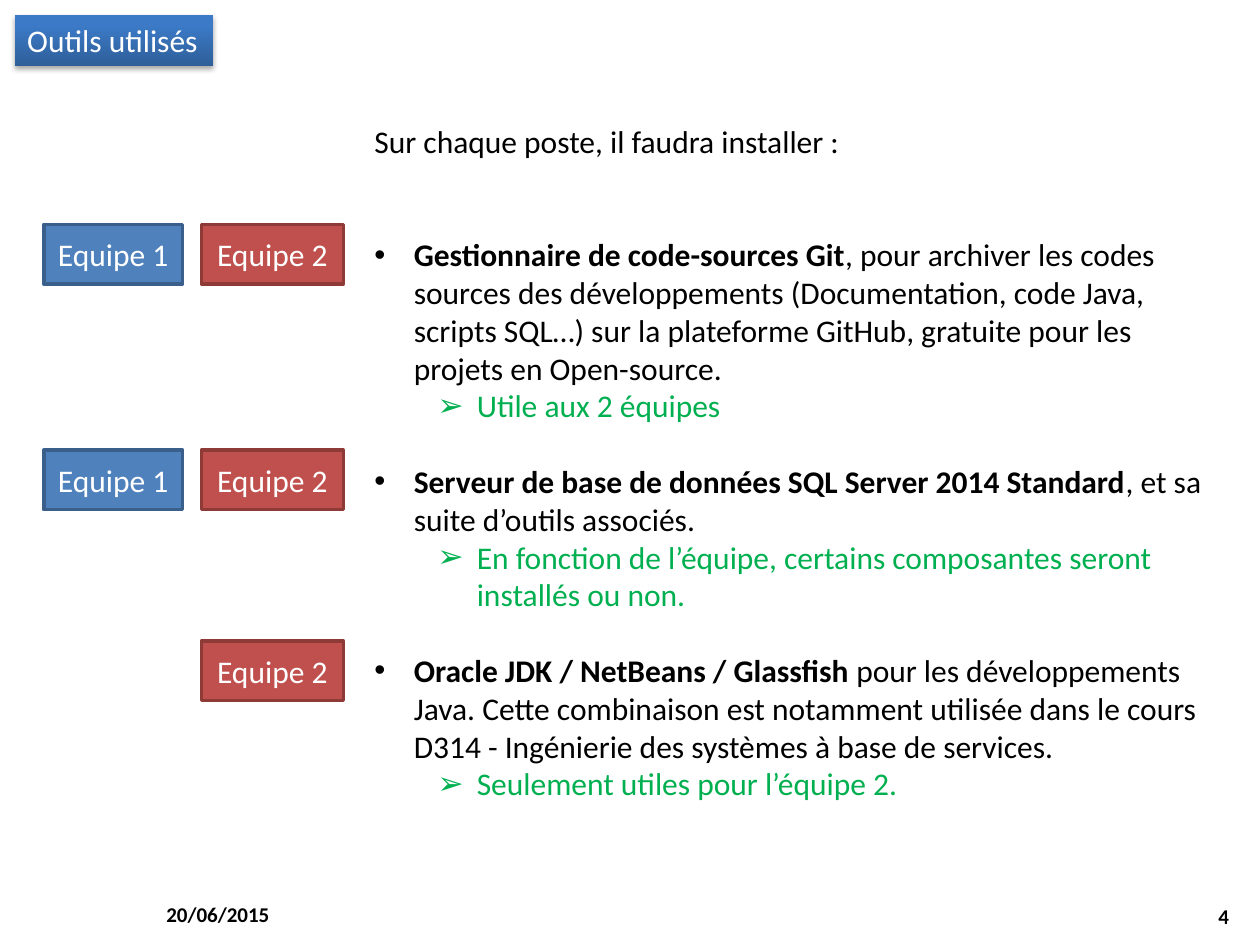
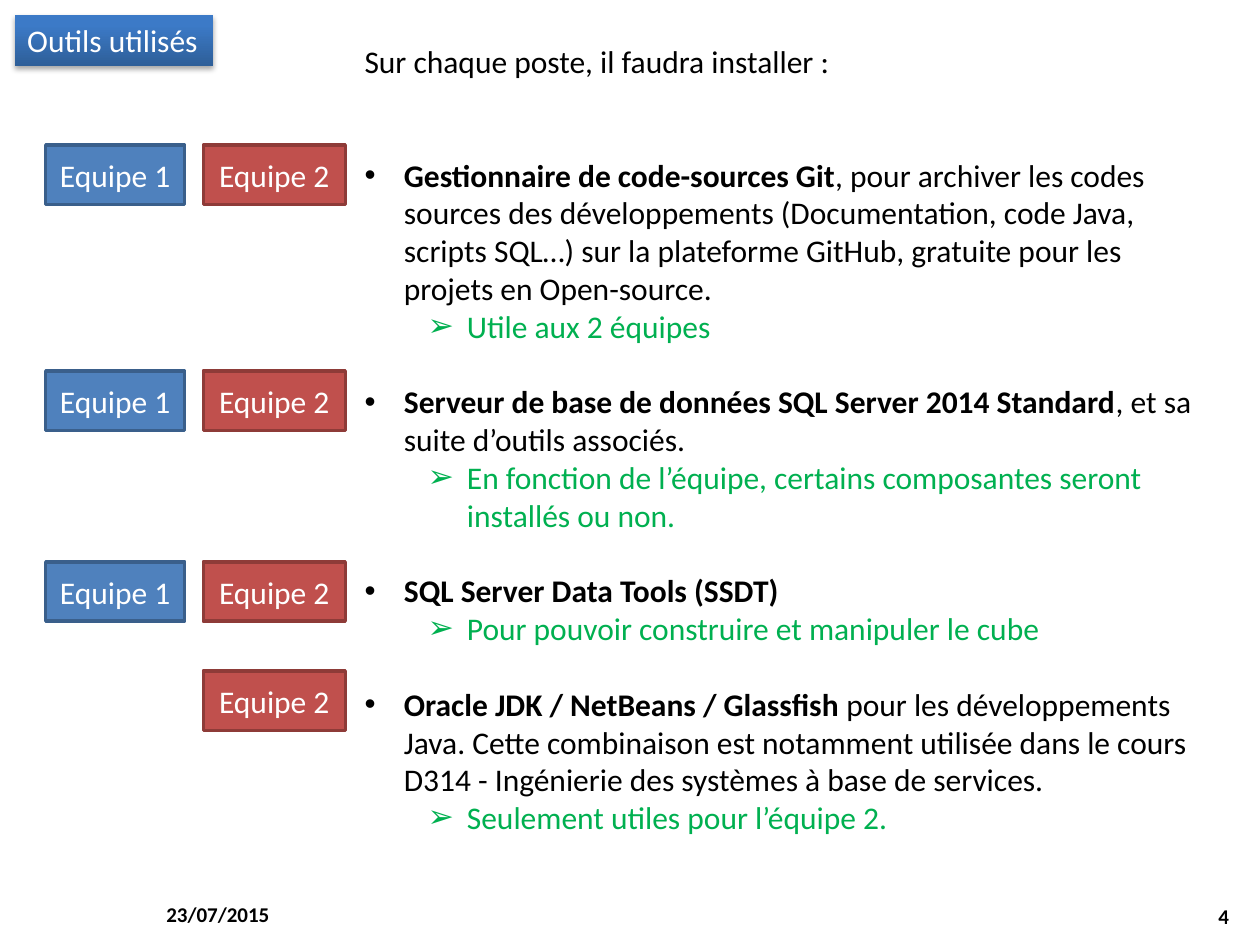
Before and after one commit to M2SIID-ODE/Projet_ODE, a slide deck: slide 4 of Documentation/3 - Documentation technique/Installation_PostesDevs.pptx. Drawn at 1260x945 pixels with LibreOffice and Linux fonts; fonts in the diff are those of the drawing; background and template pictures are left out. Boxes give left, top, right and bottom in pixels: in the first picture for what was removed or moved away, otherwise in the second. Text is boxed around its words. In the diff, an @@ line names an element or a change of style, - is before the commit and + after.

Commit message:
Documentation
> Docs sur OLAP
> Point Skype du 23/07/2015
> Version en cours de relecture du doc de conception du DWH

```diff
--- a/Documentation/3 - Documentation technique/Installation_PostesDevs.pptx
+++ b/Documentation/3 - Documentation technique/Installation_PostesDevs.pptx
@@ text "Sur chaque poste, il faudra ...": place and size @@
-text "Sur chaque poste, il faudra ..." at [374, 131, 1201, 800]
+text "Sur chaque poste, il faudra ..." at [365, 51, 1191, 834]
@@ 4 rectangles: place and size @@
-4 rectangles at [44, 224, 344, 509]
+4 rectangles at [45, 145, 345, 430]
@@ rectangle added at [45, 562, 184, 621], fill #4F81BD, outline #3A5F8C 2 pt, 18 pt, text #FFFFFF @@
+Equipe 1
@@ rectangle added at [203, 562, 345, 621], fill #C0504D, outline #8E3B39 2 pt, 18 pt, text #FFFFFF @@
+Equipe 2
@@ text at [404, 579, 1039, 645]: paragraphs added @@
+• SQL Server Data Tools (SSDT)
+  ➢ Pour pouvoir construire et manipuler le cube
@@ rectangle "Equipe 2": place and size @@
-rectangle "Equipe 2" at [202, 641, 344, 701]
+rectangle "Equipe 2" at [203, 670, 345, 730]
@@ text at [166, 907, 269, 923]: text changed @@
-20/06/2015
+23/07/2015
```
Also in this commit, not shown: 38 other slides changed, 3 slides added, 9 other files.
